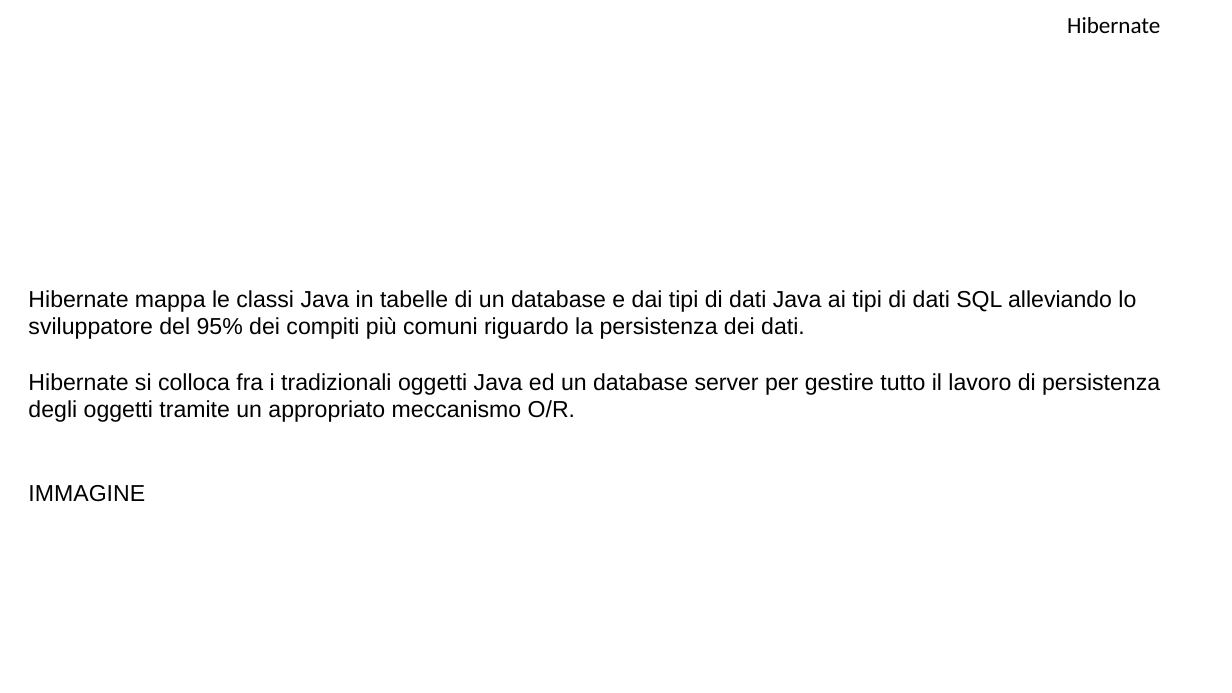
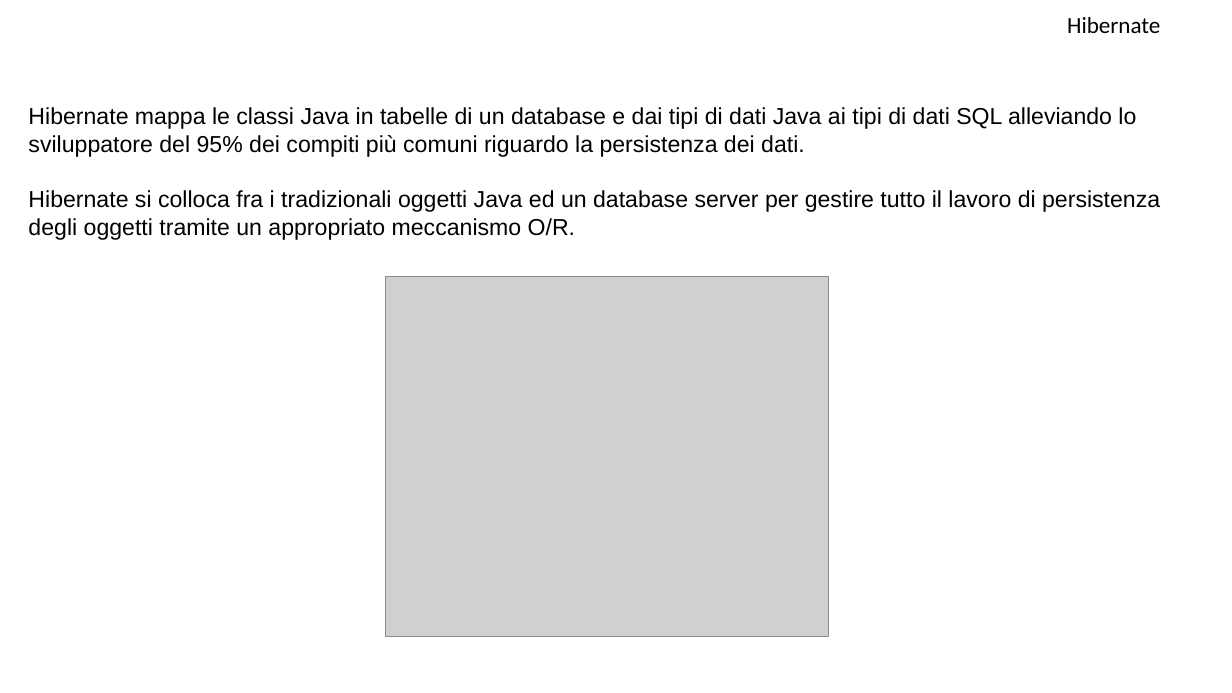
Before and after one commit to MarioMoro/Corso-Java-2019, a slide deck: slide 17 of Hibernate.pptx. Drawn at 1232x693 pixels with LibreOffice and Linux fonts; fonts in the diff are those of the drawing; grey boxes stand for pictures; background and template pictures are left out. Boxes give left, top, right and bottom in pixels: in the first picture for what was removed or moved away, otherwise in the second. Text is boxed around its words. In the diff, an @@ line names an element or a change of style, - is before the commit and + after.

```diff
--- a/Hibernate.pptx
+++ b/Hibernate.pptx
@@ text "Hibernate mappa le classi Java ..." moved from (x1=28, y1=290, x2=1160, y2=502) to (x1=28, y1=107, x2=1160, y2=240) @@
@@ picture added at (x1=385, y1=276, x2=828, y2=636) @@
@@ text at (x1=28, y1=485, x2=145, y2=502): paragraph removed @@
-IMMAGINE
```
Also in this commit, not shown: 1 other slide changed, 27 slides added, 5 other files.
